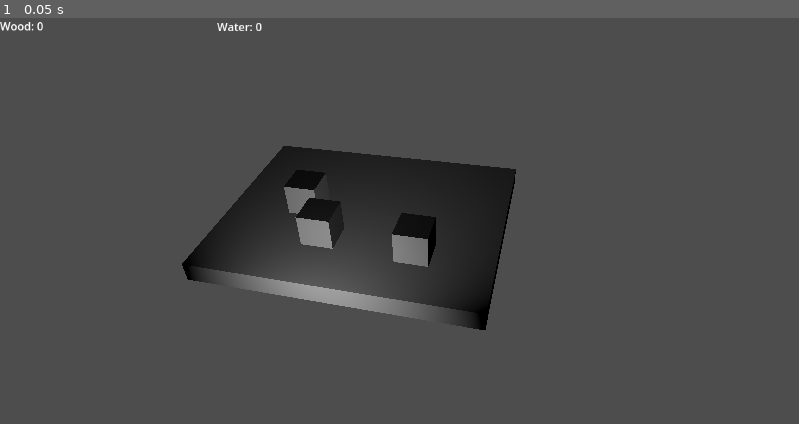
Above: before the commit, frame 1.
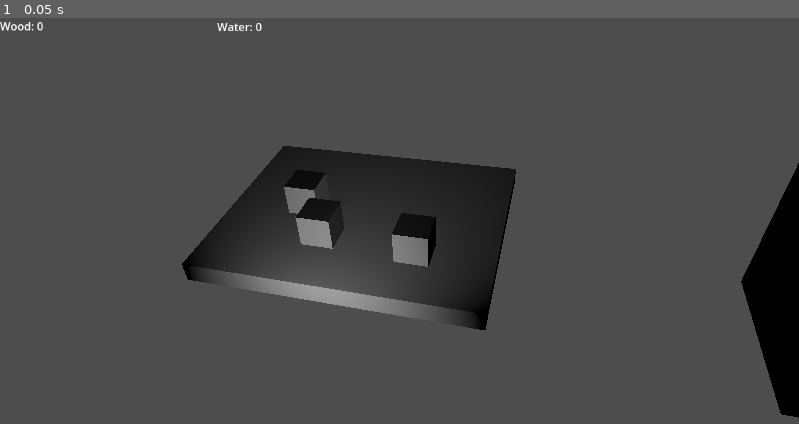
Above: after the commit, the same moment.

Repository: taiyo-harenohi/MODE
Game: Godot game, scene res://scenes/main.tscn
The game is run twice, just before and just after one commit, with the same random seed, the same clock (stepped at 60 frames per second) and the same inputs.
Inputs:
- Up to frame 1 (0.05 s): no input

The runs differ from the first frame. In frame 1, 2.6% of the frame differs, in the area x 92-100%, y 35-99%.

Commit message:
Add platform generator scene

Diff:
--- a/scenes/main.tscn
+++ b/scenes/main.tscn
@@ -1,6 +1,7 @@
-[gd_scene load_steps=7 format=3 uid="uid://s4pjmawr2pyx"]
+[gd_scene load_steps=8 format=3 uid="uid://s4pjmawr2pyx"]
 
 [ext_resource type="Script" path="res://scripts/Resource.gd" id="1_2jgal"]
+[ext_resource type="PackedScene" uid="uid://byadm7hmy2wjj" path="res://scenes/platform.tscn" id="1_ploio"]
 [ext_resource type="Script" path="res://scripts/Camera3D.gd" id="1_w78d5"]
 
 [sub_resource type="BoxShape3D" id="BoxShape3D_k6vrc"]
@@ -13,6 +14,9 @@
 [sub_resource type="BoxMesh" id="BoxMesh_2dli3"]
 
 [node name="Node3D" type="Node3D"]
+
+[node name="platform2" parent="." instance=ExtResource("1_ploio")]
+transform = Transform3D(1, 0, 0, 0, 1, 0, 0, 0, 1, 6.842, 0, 0)
 
 [node name="platform" type="StaticBody3D" parent="."]
 
--- /dev/null
+++ b/scenes/platform.tscn
@@ -0,0 +1,59 @@
+[gd_scene load_steps=6 format=3 uid="uid://byadm7hmy2wjj"]
+
+[ext_resource type="Script" path="res://scripts/GeneratePlatform.gd" id="1_4hwxk"]
+
+[sub_resource type="BoxShape3D" id="BoxShape3D_gys0x"]
+
+[sub_resource type="BoxMesh" id="BoxMesh_pd338"]
+
+[sub_resource type="BoxShape3D" id="BoxShape3D_4rwch"]
+
+[sub_resource type="BoxMesh" id="BoxMesh_1mxoq"]
+
+[node name="platform" type="Node3D"]
+script = ExtResource("1_4hwxk")
+
+[node name="StaticBody3D" type="StaticBody3D" parent="."]
+transform = Transform3D(2.17437, 0, 0, 0, 0.296265, 0, 0, 0, 2.32934, 0, 0, 0)
+
+[node name="CollisionShape3D" type="CollisionShape3D" parent="StaticBody3D"]
+shape = SubResource("BoxShape3D_gys0x")
+
+[node name="MeshInstance3D" type="MeshInstance3D" parent="StaticBody3D"]
+mesh = SubResource("BoxMesh_pd338")
+
+[node name="up" type="StaticBody3D" parent="." groups=["arrow"]]
+transform = Transform3D(1, 0, 0, 0, 1, 0, 0, 0, 1, 0, 0, -4)
+
+[node name="CollisionShape3D" type="CollisionShape3D" parent="up"]
+shape = SubResource("BoxShape3D_4rwch")
+
+[node name="MeshInstance3D" type="MeshInstance3D" parent="up"]
+mesh = SubResource("BoxMesh_1mxoq")
+
+[node name="down" type="StaticBody3D" parent="." groups=["arrow"]]
+transform = Transform3D(1, 0, 0, 0, 1, 0, 0, 0, 1, 0, 0, 4)
+
+[node name="CollisionShape3D" type="CollisionShape3D" parent="down"]
+shape = SubResource("BoxShape3D_4rwch")
+
+[node name="MeshInstance3D" type="MeshInstance3D" parent="down"]
+mesh = SubResource("BoxMesh_1mxoq")
+
+[node name="right" type="StaticBody3D" parent="." groups=["arrow"]]
+transform = Transform3D(1, 0, 0, 0, 1, 0, 0, 0, 1, 4, 0, 0)
+
+[node name="CollisionShape3D" type="CollisionShape3D" parent="right"]
+shape = SubResource("BoxShape3D_4rwch")
+
+[node name="MeshInstance3D" type="MeshInstance3D" parent="right"]
+mesh = SubResource("BoxMesh_1mxoq")
+
+[node name="left" type="StaticBody3D" parent="." groups=["arrow"]]
+transform = Transform3D(1, 0, 0, 0, 1, 0, 0, 0, 1, -4, 0, 0)
+
+[node name="CollisionShape3D" type="CollisionShape3D" parent="left"]
+shape = SubResource("BoxShape3D_4rwch")
+
+[node name="MeshInstance3D" type="MeshInstance3D" parent="left"]
+mesh = SubResource("BoxMesh_1mxoq")
--- a/scripts/Camera3D.gd
+++ b/scripts/Camera3D.gd
@@ -49,5 +49,7 @@
 	var end = project_position(mouse, 1000)
 	var result = worldspace.intersect_ray(PhysicsRayQueryParameters3D.create(start, end))
 
-	if result["collider"] != platform:
-		handlerResources.detect_object(result["collider"], time)
+	if result.has("collider"):
+		if result["collider"] != platform:
+			print(result["collider"])
+			handlerResources.detect_object(result["collider"], time)
--- /dev/null
+++ b/scripts/GeneratePlatform.gd
@@ -0,0 +1,11 @@
+extends Node3D
+
+
+# Called when the node enters the scene tree for the first time.
+func _ready():
+	pass # Replace with function body.
+
+
+# Called every frame. 'delta' is the elapsed time since the previous frame.
+func _process(delta):
+	pass
